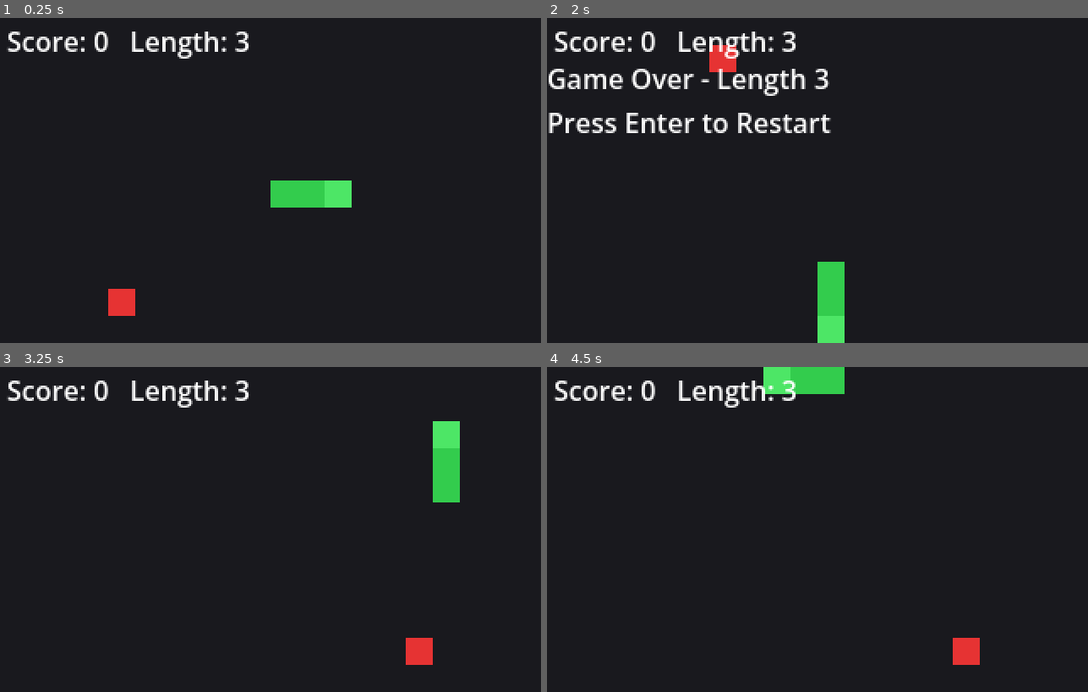
Above: before the commit, frames 1-4 (two rows, left to right).
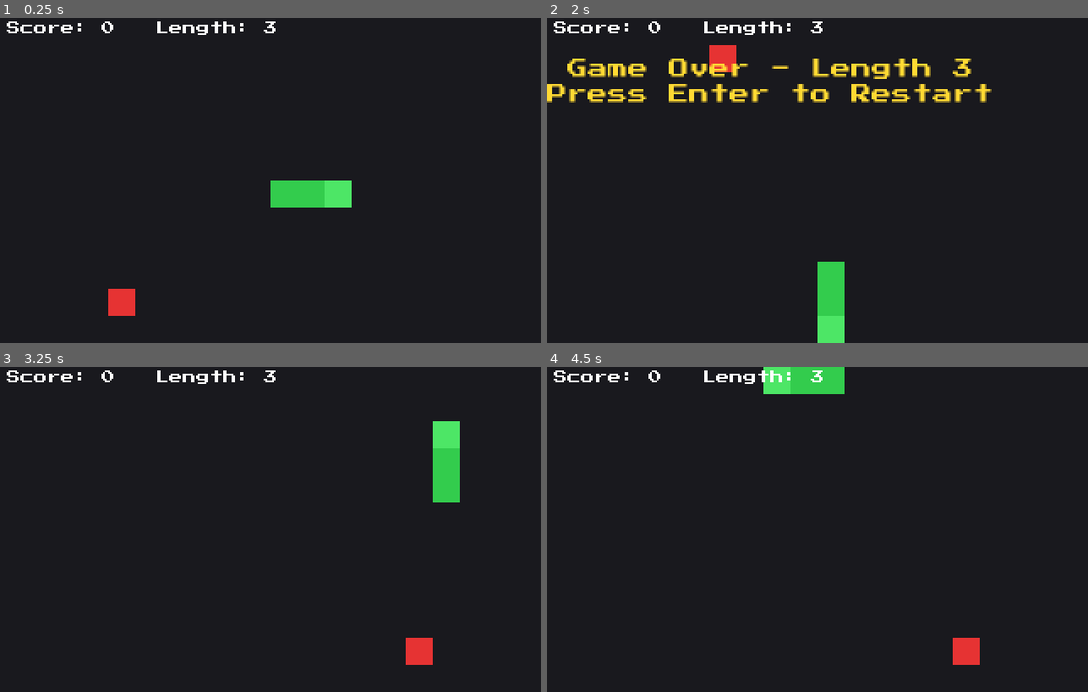
Above: after the commit, the same moments.

Repository: Tassnaz/vibe-code-test
Game: Godot game, scene res://scenes/Game.tscn
Same seed, same stepped clock (60 frames per second), same inputs: the game is played once before the commit and once after it.
Inputs:
- Up to frame 1 (0.25 s): no input
- Up to frame 2 (2 s): tap Enter (ui_accept) at 0.5, 0.77, 1.25, 1.52 s; hold Right (ui_right) 0.53-1.28 s; hold Down (ui_down) from 1.28 s (still down)
- Up to frame 3 (3.25 s): tap Enter (ui_accept) at 2, 3.02 s; release Down (ui_down) at 2.03 s; hold Right (ui_right) 2.03-2.78 s; hold Up (ui_up) from 2.78 s (still down)
- Up to frame 4 (4.5 s): release Up (ui_up) at 3.53 s; hold Left (ui_left) from 3.53 s (still down); tap Enter (ui_accept) at 3.77 s

The runs differ from the first frame. In frame 1, 1.6% of the frame differs, in the area x 1-51%, y 1-13%; in frame 2, 7.9%, in the area x 0-83%, y 1-36%; in frame 3, 1.6%; in frame 4, 1.6%.

Commit message:
Improve text clarity with a pixel font and crisp scaling
Text looked blurry because the 320x192 viewport gets scaled up 3x to
fill the window using linear texture filtering. Switch the default
canvas texture filter to Nearest so the whole game (including text)
scales crisply instead of smoothing.

Also swap the default UI font for Press Start 2P (OFL-licensed retro
arcade font from Google Fonts) on the score and game-over labels, with
a black outline for contrast against the background.

Co-Authored-By: Claude Sonnet 5 <noreply@anthropic.com>

Diff:
--- a/project.godot
+++ b/project.godot
@@ -31,3 +31,4 @@
 
 rendering_device/driver.windows="d3d12"
 2d/snap/snap_2d_transforms_to_pixel=true
+textures/canvas_textures/default_texture_filter=0
--- a/scenes/Game.tscn
+++ b/scenes/Game.tscn
@@ -1,6 +1,7 @@
 [gd_scene format=3 uid="uid://dwyx4atrlaty5"]
 
 [ext_resource type="Script" uid="uid://2toaka60lxx6" path="res://scripts/game.gd" id="1_script"]
+[ext_resource type="FontFile" path="res://assets/fonts/PressStart2P-Regular.ttf" id="2_font"]
 
 [node name="Game" type="Node2D" unique_id=1786840624]
 script = ExtResource("1_script")
@@ -11,8 +12,13 @@
 [node name="ScoreLabel" type="Label" parent="." unique_id=1237225875]
 offset_left = 4.0
 offset_top = 2.0
-offset_right = 220.0
+offset_right = 260.0
 offset_bottom = 20.0
+theme_override_colors/font_color = Color(1, 1, 1, 1)
+theme_override_colors/font_outline_color = Color(0, 0, 0, 1)
+theme_override_font_sizes/font_size = 8
+theme_override_font_sizes/outline_size = 1
+theme_override_fonts/font = ExtResource("2_font")
 text = "Score: 0   Length: 3"
 
 [node name="GameOverLabel" type="Label" parent="." unique_id=98855361]
@@ -21,6 +27,11 @@
 anchor_right = 1.0
 anchor_bottom = 1.0
 offset_top = 24.0
+theme_override_colors/font_color = Color(1, 0.85, 0.2, 1)
+theme_override_colors/font_outline_color = Color(0, 0, 0, 1)
+theme_override_font_sizes/font_size = 12
+theme_override_font_sizes/outline_size = 2
+theme_override_fonts/font = ExtResource("2_font")
 text = "Game Over
 Press Enter to Restart"
 horizontal_alignment = 1
Binary file added: Assets/fonts/PressStart2P-Regular.ttf
Not shown, added: Assets/fonts/PressStart2P-Regular.ttf.import
